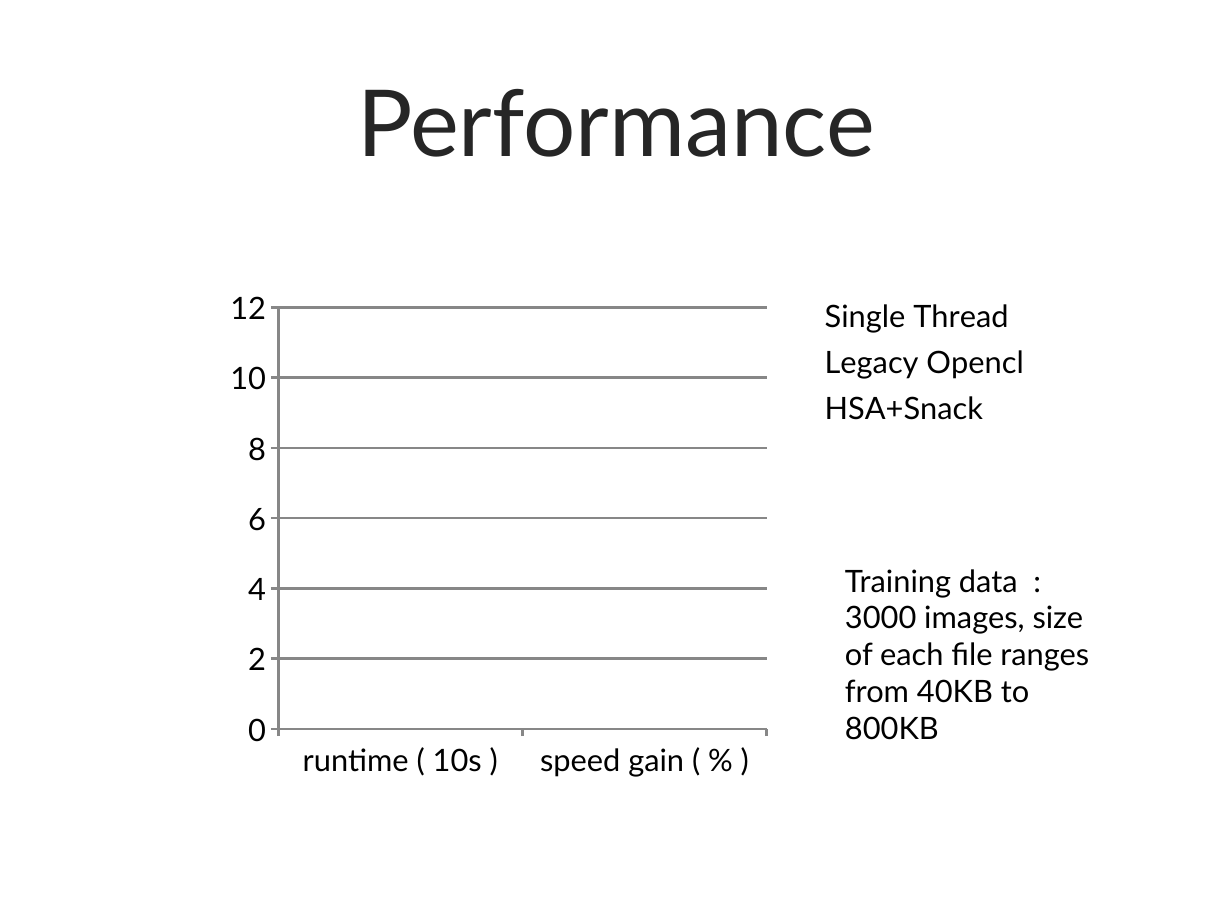
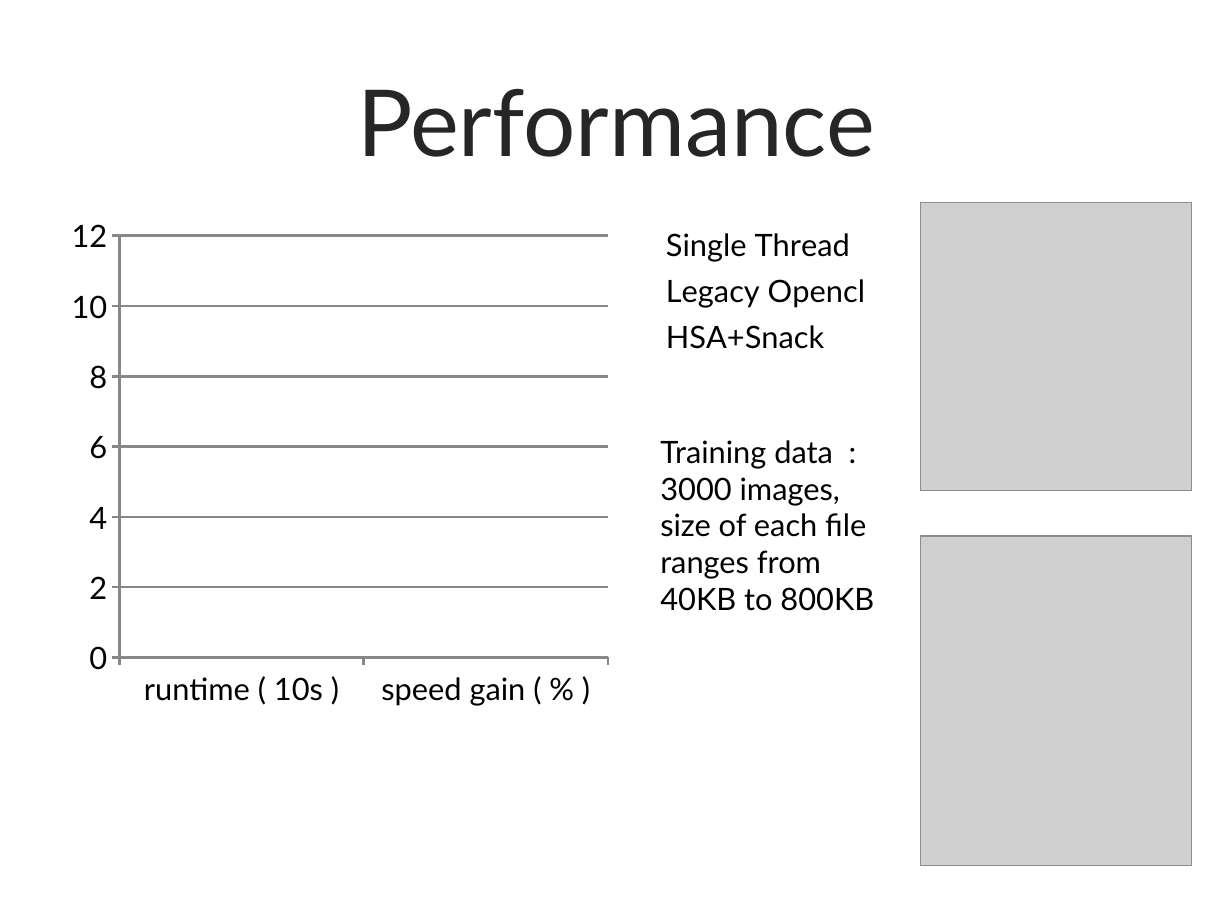
Before and after one commit to liujames/hsa-cyl, a slide deck: slide 4 of doc/hsacyl_v1.pptx. Drawn at 1232x924 pixels with LibreOffice and Linux fonts; fonts in the diff are those of the drawing; grey boxes stand for pictures; background and template pictures are left out. Boxes give left, top, right and bottom in pixels: in the first picture for what was removed or moved away, otherwise in the second. Text is boxed around its words. In the diff, an @@ line names an element or a change of style, - is before the commit and + after.

Commit message:
ppt

```diff
--- a/doc/hsacyl_v1.pptx
+++ b/doc/hsacyl_v1.pptx
@@ column chart: place and size @@
-column chart at [213, 274, 1079, 784]
+column chart at [54, 202, 920, 712]
@@ picture added at [920, 202, 1191, 490] @@
@@ text "Training data : 3000 images, ..." rewrapped from [845, 569, 1089, 740] to [660, 440, 874, 611] @@
@@ picture added at [920, 536, 1191, 866] @@
```
Also in this commit, not shown: 1 other slide changed.
